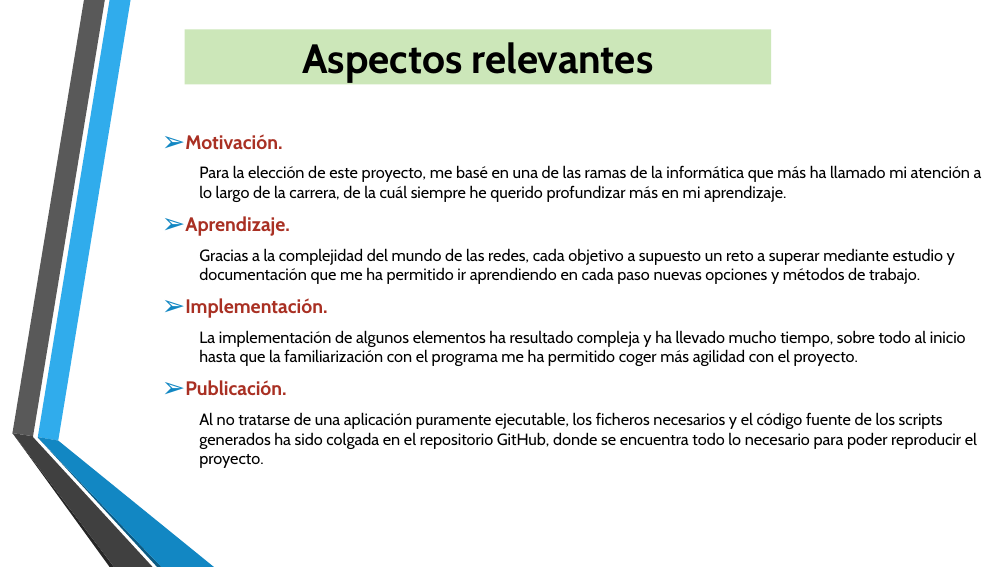
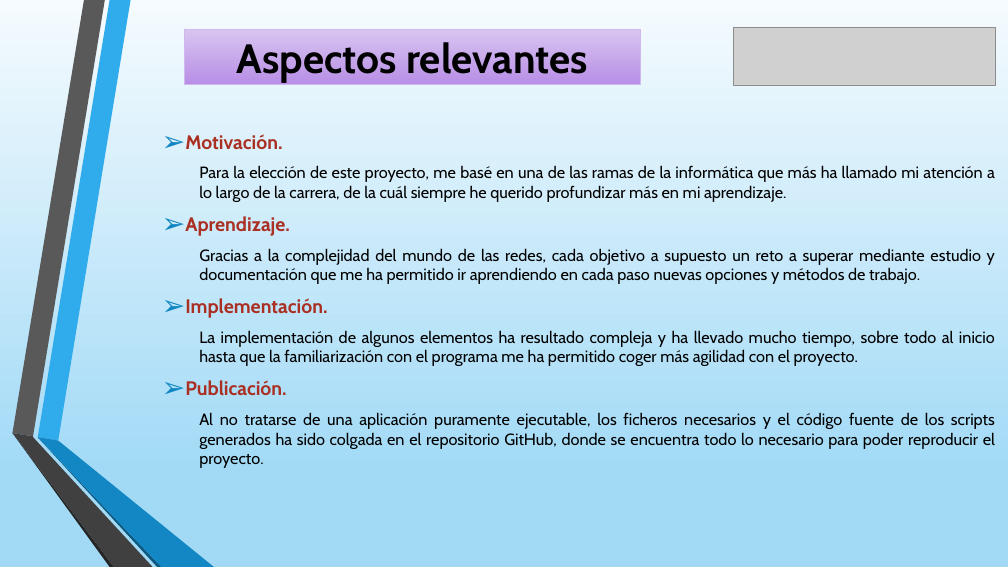
Before and after one commit to javi13gg/TFG_GII_O_MA_18.01-Simulaci-n-de-redes-con-GNS3, a slide deck: slide 10 of PRESENTACION.pptx (slide 9 before the commit). Drawn at 1008x567 pixels with LibreOffice and Linux fonts; fonts in the diff are those of the drawing; grey boxes stand for pictures; background and template pictures are left out. Boxes give left, top, right and bottom in pixels: in the first picture for what was removed or moved away, otherwise in the second. Text is boxed around its words. In the diff, an @@ line names an element or a change of style, - is before the commit and + after.

```diff
--- a/PRESENTACION.pptx
+++ b/PRESENTACION.pptx
@@ background picture (left out) to gradient #F5FBFE to #A2DAF6 to #C1E6F9 @@
@@ rectangle "Aspectos relevantes": place and size @@
-rectangle "Aspectos relevantes" at <box>185,29,771,85</box>
+rectangle "Aspectos relevantes" at <box>185,29,640,85</box>
@@ rectangle "Aspectos relevantes" at <box>185,29,640,85</box>: fill #CCE7B9 to gradient #D9C6F1 to #B88EE6; outline none to #D0B8EE 0.75 pt @@
@@ picture added at <box>734,27,996,85</box> @@
@@ text "Motivación." at <box>185,165,995,468</box>: alignment left to justified @@
```
Also in this commit, not shown: 12 other slides changed, 1 slide added.
